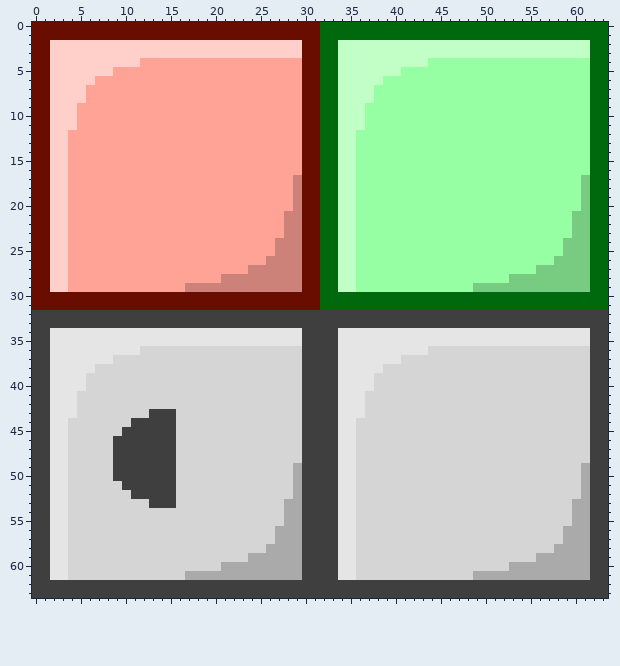
File history of a pixel-art sprite, res/textures/gui/buttons.png. That is the earlier state.
The file is 64x64 pixels.
New version:
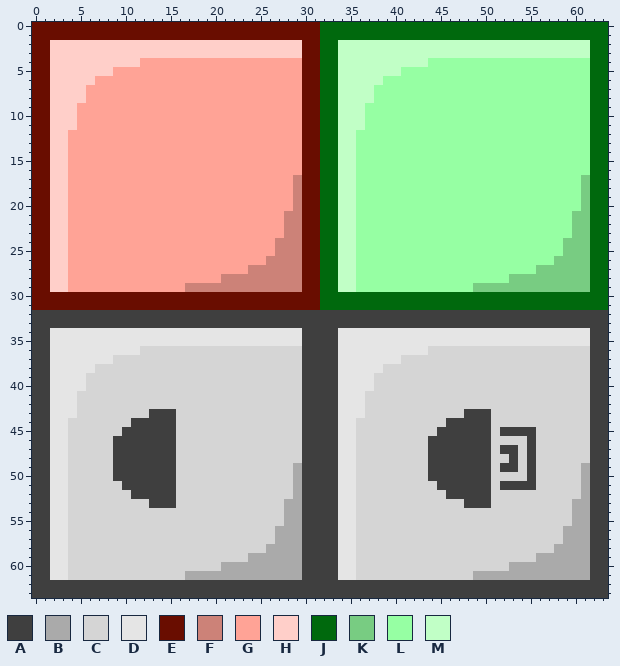
Palette (. is transparent): A #3f3f3f  B #aaaaaa  C #d5d5d5  D #e5e5e5  E #690d00  F #cc8278  G #ffa396  H #ffcfc9  J #00690d  K #78cc82  L #96ffa3  M #c1ffc6
Change:
y 43: x 48..50 CCC -> AAA
y 44: x 46..50 CCCCC -> AAAAA
y 45: x 45..50 CCCCCC -> AAAAAA; x 52..55 CCCC -> AAAA
y 46: x 44..50 CCCCCCC -> AAAAAAA; x 55 C -> A
y 47: x 44..50 CCCCCCC -> AAAAAAA; x 52..53 CC -> AA; x 55 C -> A
y 48: x 44..50 CCCCCCC -> AAAAAAA; x 53 C -> A; x 55 C -> A
y 49: x 44..50 CCCCCCC -> AAAAAAA; x 52..53 CC -> AA; x 55 C -> A
y 50: x 44..50 CCCCCCC -> AAAAAAA; x 55 C -> A
y 51: x 45..50 CCCCCC -> AAAAAA; x 52..55 CCCC -> AAAA
y 52: x 46..50 CCCCC -> AAAAA
y 53: x 48..50 CCC -> AAA
